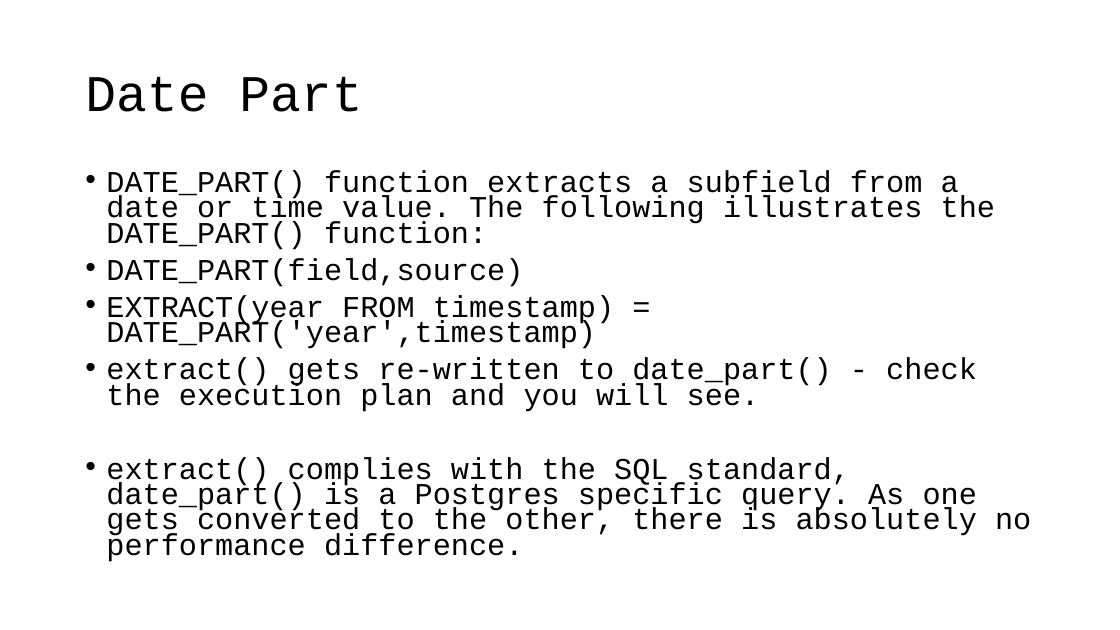
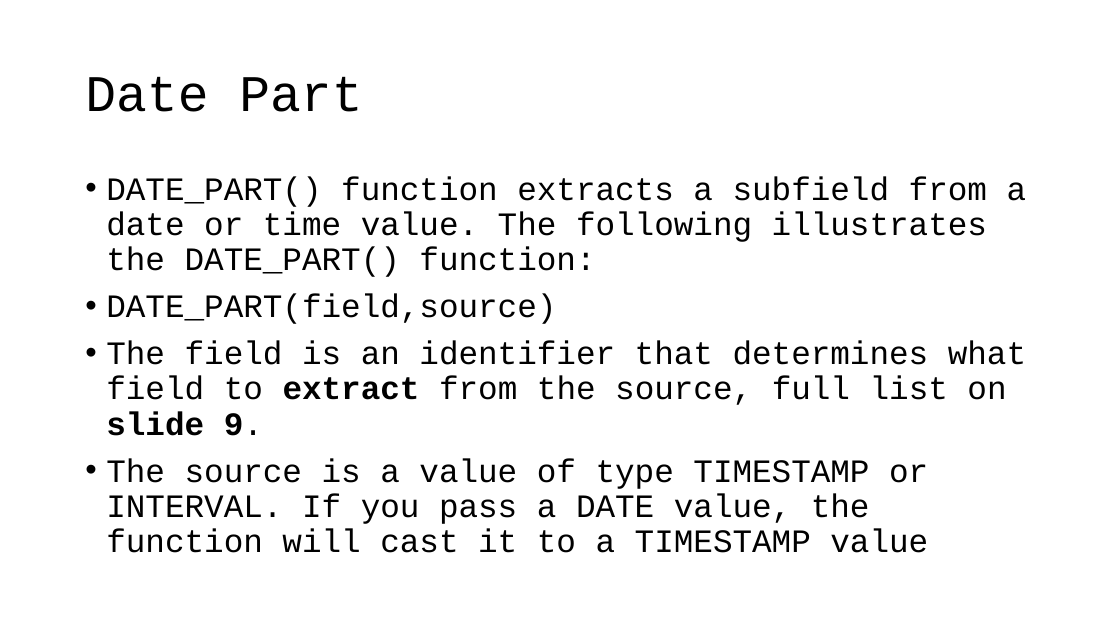
Before and after one commit to VadimAcosta/timestamps_and_intervals, a slide deck: slide 37 of times_and_dates.pptx (slide 40 before the commit). Drawn at 1120x630 pixels with LibreOffice and Linux fonts; fonts in the diff are those of the drawing. Boxes give left, top, right and bottom in pixels: in the first picture for what was removed or moved away, otherwise in the second. Text is boxed around its words. In the diff, an @@ line names an element or a change of style, - is before the commit and + after.

```diff
--- a/times_and_dates.pptx
+++ b/times_and_dates.pptx
@@ text at [106, 176, 1027, 324]: size 25.9 to 28 pt in "DATE_PART() function extracts a subfield from a ...", "DATE_PART(field,source)"; line spacing 0.7 to 0.9 @@
@@ text at [106, 340, 1026, 553]: text changed; size 25.9 to 28 pt @@
-• EXTRACT(year FROM timestamp) = DATE_PART('year',timestamp)
-• extract() gets re-written to date_part() - check the execution plan and you will see.
-• extract() complies with the SQL standard, date_part() is a Postgres specific query. As one gets converted to the other, there is absolutely no performance difference.
+• The field is an identifier that determines what field to extract from the source, full list on slide 9.
+• The source is a value of type TIMESTAMP or INTERVAL. If you pass a DATE value, the function will cast it to a TIMESTAMP value
```
Also in this commit, not shown: 23 other slides changed, 14 slides added, 9 slides removed.
